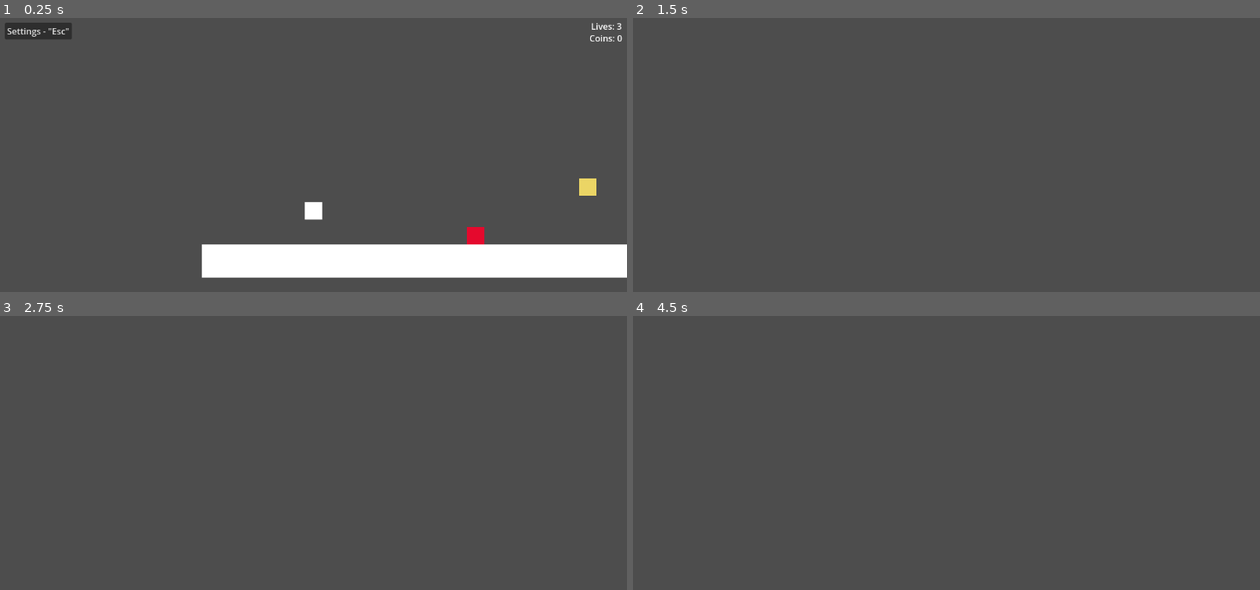
Above: before the commit, frames 1-4 (two rows, left to right).
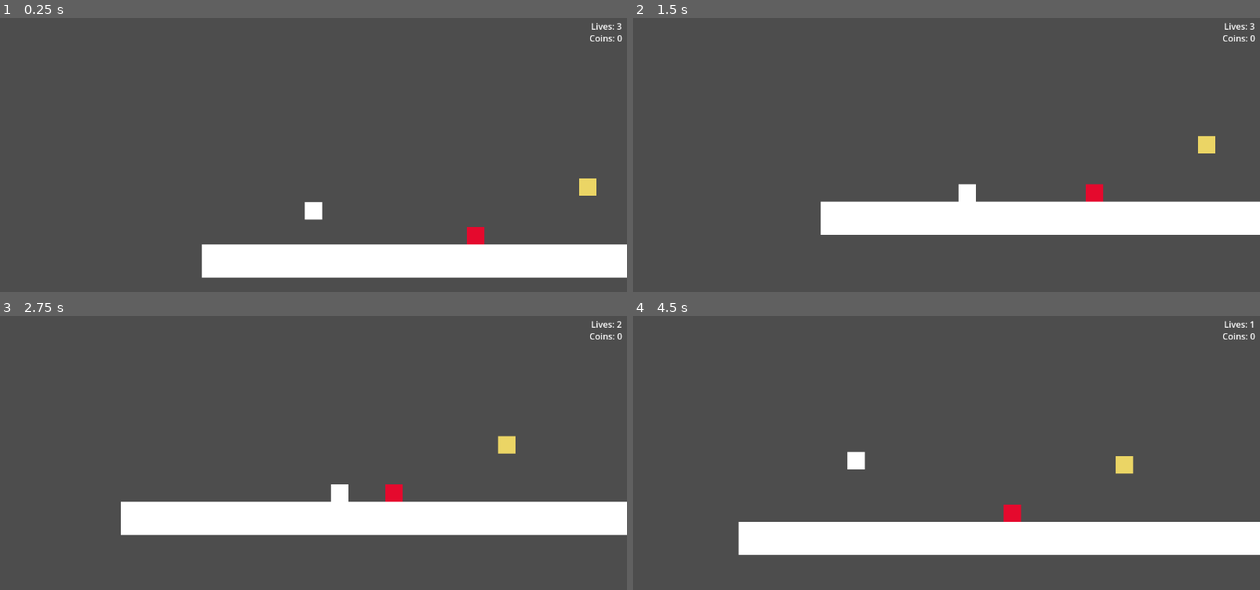
Above: after the commit, the same moments.

Repository: Caleb-Simpson/12DT2-PlatformerGame
Game: Godot game, scene res://level.tscn
Same seed, same stepped clock (60 frames per second), same inputs: the game is played once before the commit and once after it. The project has no main scene, so this scene is started directly.
Inputs (mouse positions are in pixels of both pictures, inside the frame that each line leads up to):
- Up to frame 1 (0.25 s): no input
- Up to frame 2 (1.5 s): click (670, 31) at 0.5 s, where only the run before the commit has a clickable "Settings - 'Esc'"; hold D (Right) from 1.28 s (still down)
- Up to frame 3 (2.75 s): keep holding D (Right); tap Space (Jump) at 1.52, 2.27 s
- Up to frame 4 (4.5 s): release D (Right) at 2.78 s; hold A (Left) 2.78-3.53 s; hold D (Right) from 3.53 s (still down); tap Space (Jump) at 3.77 s

The runs differ from the first frame. In frame 1, 0.6% of the frame differs, in the area x 0-12%, y 1-8%; in frame 2, 9.2%; in frame 3, 11%; in frame 4, 11%, in the area x 16-100%, y 1-88%.

Commit message:
Base Code for game without time manipulation stuff

Diff:
--- /dev/null
+++ b/TimePlatformer/End.tscn
@@ -0,0 +1,42 @@
+[gd_scene load_steps=2 format=3 uid="uid://csvu7hriqcvkk"]
+
+[ext_resource type="Script" path="res://end.gd" id="1_w2jw3"]
+
+[node name="Control" type="Control"]
+layout_mode = 3
+anchors_preset = 15
+anchor_right = 1.0
+anchor_bottom = 1.0
+grow_horizontal = 2
+grow_vertical = 2
+script = ExtResource("1_w2jw3")
+
+[node name="CanvasLayer" type="CanvasLayer" parent="."]
+
+[node name="Label" type="Label" parent="CanvasLayer"]
+offset_left = 356.0
+offset_top = 29.0
+offset_right = 686.0
+offset_bottom = 128.0
+theme_override_font_sizes/font_size = 72
+text = "You Won!"
+
+[node name="Button" type="Button" parent="CanvasLayer"]
+offset_left = 443.0
+offset_top = 137.0
+offset_right = 599.0
+offset_bottom = 187.0
+theme_override_font_sizes/font_size = 30
+text = "Play Again
+"
+
+[node name="Button2" type="Button" parent="CanvasLayer"]
+offset_left = 436.0
+offset_top = 200.0
+offset_right = 607.0
+offset_bottom = 250.0
+theme_override_font_sizes/font_size = 30
+text = "Main Menu"
+
+[connection signal="pressed" from="CanvasLayer/Button" to="." method="_replay"]
+[connection signal="pressed" from="CanvasLayer/Button2" to="." method="_menu"]
--- a/TimePlatformer/Player.gd
+++ b/TimePlatformer/Player.gd
@@ -8,17 +8,12 @@
 @export var jump_velocity = -300.0
 
 var coin = 0
-var coins = 0
 var lock = false
 var respawn = false
 
 
 # Get the gravity from the project settings to be synced with RigidBody nodes.
 var gravity = ProjectSettings.get_setting("physics/2d/default_gravity")
-
-func _ready():
-	for coin in coins_group:
-		coins += 1
 
 func _physics_process(delta):
 	if global.lives <= 0 and Input.is_action_pressed("Respawn"):
@@ -56,6 +51,10 @@
 			lock = true
 			hide()
 
+func _win(area):
+	if area.has_meta("door"):
+		get_tree().change_scene_to_file("res://End.tscn")
+
 func _respawn(area):
 	respawn = false
 	lock = false
--- a/TimePlatformer/Player.tscn
+++ b/TimePlatformer/Player.tscn
@@ -27,5 +27,6 @@
 [node name="CollisionShape2D" type="CollisionShape2D" parent="Area2D"]
 shape = SubResource("RectangleShape2D_7hs85")
 
+[connection signal="area_entered" from="Area2D" to="." method="_coin"]
+[connection signal="area_entered" from="Area2D" to="." method="_win"]
 [connection signal="area_entered" from="Area2D" to="." method="_death"]
-[connection signal="area_entered" from="Area2D" to="." method="_coin"]
--- /dev/null
+++ b/TimePlatformer/Start.tscn
@@ -0,0 +1,32 @@
+[gd_scene load_steps=2 format=3 uid="uid://dybe2p2fq3c0h"]
+
+[ext_resource type="Script" path="res://start.gd" id="1_elsta"]
+
+[node name="Control" type="Control"]
+layout_mode = 3
+anchors_preset = 15
+anchor_right = 1.0
+anchor_bottom = 1.0
+grow_horizontal = 2
+grow_vertical = 2
+script = ExtResource("1_elsta")
+
+[node name="CanvasLayer" type="CanvasLayer" parent="."]
+
+[node name="Label" type="Label" parent="CanvasLayer"]
+offset_left = 429.0
+offset_top = 41.0
+offset_right = 633.0
+offset_bottom = 140.0
+theme_override_font_sizes/font_size = 72
+text = "Game"
+
+[node name="Button" type="Button" parent="CanvasLayer"]
+offset_left = 492.0
+offset_top = 153.0
+offset_right = 571.0
+offset_bottom = 203.0
+theme_override_font_sizes/font_size = 30
+text = "Start"
+
+[connection signal="pressed" from="CanvasLayer/Button" to="." method="_start"]
--- a/TimePlatformer/boundary_floor.tscn
+++ b/TimePlatformer/boundary_floor.tscn
@@ -4,7 +4,7 @@
 size = Vector2(1900, 20)
 
 [node name="Area2D" type="Area2D"]
-metadata/Floor = true
+metadata/floor = true
 
 [node name="CollisionShape2D" type="CollisionShape2D" parent="."]
 position = Vector2(448, 0)
--- a/TimePlatformer/coin.tscn
+++ b/TimePlatformer/coin.tscn
@@ -4,7 +4,7 @@
 
 [sub_resource type="CircleShape2D" id="CircleShape2D_u7qou"]
 
-[node name="Area2D" type="Area2D" groups=["coins"]]
+[node name="Area2D" type="Area2D"]
 script = ExtResource("1_u8r0s")
 metadata/coin = true
 
--- a/TimePlatformer/door.tscn
+++ b/TimePlatformer/door.tscn
@@ -1,16 +1,16 @@
 [gd_scene load_steps=2 format=3 uid="uid://d3di35523f48m"]
 
 [sub_resource type="RectangleShape2D" id="RectangleShape2D_qx775"]
-size = Vector2(50, 100)
+size = Vector2(40, 80)
 
 [node name="Area2D" type="Area2D"]
 metadata/door = true
 
 [node name="ColorRect" type="ColorRect" parent="."]
-offset_left = -25.0
-offset_top = -50.0
-offset_right = 25.0
-offset_bottom = 50.0
+offset_left = -20.0
+offset_top = -40.0
+offset_right = 21.0
+offset_bottom = 40.0
 color = Color(0.282353, 1, 0.356863, 1)
 
 [node name="CollisionShape2D" type="CollisionShape2D" parent="."]
--- /dev/null
+++ b/TimePlatformer/end.gd
@@ -0,0 +1,13 @@
+extends Control
+
+@onready var global = get_node("/root/Global")
+
+func _replay():
+	global.lives = 3
+	global.coin = 0
+	get_tree().change_scene_to_file("res://level.tscn")
+
+func _menu():
+	global.lives = 3
+	global.coin = 0
+	get_tree().change_scene_to_file("res://Start.tscn")
--- a/TimePlatformer/level.tscn
+++ b/TimePlatformer/level.tscn
@@ -6,6 +6,7 @@
 [ext_resource type="PackedScene" uid="uid://brlik823pc7x2" path="res://Player.tscn" id="3_vh631"]
 [ext_resource type="PackedScene" uid="uid://go4abhqqpvmv" path="res://boundary_floor.tscn" id="4_d6tue"]
 [ext_resource type="PackedScene" uid="uid://can4wdrhmkq3p" path="res://spike.tscn" id="6_wk8i0"]
+[ext_resource type="PackedScene" uid="uid://d3di35523f48m" path="res://door.tscn" id="7_wupyq"]
 
 [node name="Node2D" type="Node2D"]
 
@@ -37,13 +38,6 @@
 text = "\"R\" To Respawn
 "
 
-[node name="Button" type="Button" parent="CanvasLayer"]
-offset_left = 9.0
-offset_top = 10.0
-offset_right = 132.0
-offset_bottom = 41.0
-text = "Settings - \"Esc\""
-
 [node name="Area2D2" parent="." instance=ExtResource("2_j5atk")]
 position = Vector2(569, 126)
 
@@ -51,10 +45,11 @@
 position = Vector2(136, 202)
 
 [node name="Area2D" parent="." instance=ExtResource("4_d6tue")]
-position = Vector2(127, 457)
+position = Vector2(127, 344)
 scale = Vector2(1.24, 1)
 
 [node name="Area2D3" parent="." instance=ExtResource("6_wk8i0")]
 position = Vector2(440, 182)
 
-[connection signal="pressed" from="CanvasLayer/Button" to="CanvasLayer" method="_settings"]
+[node name="Area2D4" parent="." instance=ExtResource("7_wupyq")]
+position = Vector2(863, 152)
--- /dev/null
+++ b/TimePlatformer/moving_platform.gd
@@ -0,0 +1,11 @@
+extends StaticBody2D
+
+
+# Called when the node enters the scene tree for the first time.
+func _ready():
+	pass # Replace with function body.
+
+
+# Called every frame. 'delta' is the elapsed time since the previous frame.
+func _process(delta):
+	pass
--- /dev/null
+++ b/TimePlatformer/moving_platform.tscn
@@ -0,0 +1,18 @@
+[gd_scene load_steps=3 format=3 uid="uid://5cgylmdxhu4h"]
+
+[ext_resource type="Script" path="res://moving_platform.gd" id="1_kmjti"]
+
+[sub_resource type="RectangleShape2D" id="RectangleShape2D_8hqp3"]
+size = Vector2(817, 38)
+
+[node name="StaticBody2D" type="StaticBody2D"]
+script = ExtResource("1_kmjti")
+
+[node name="ColorRect" type="ColorRect" parent="."]
+offset_left = -409.0
+offset_top = -19.0
+offset_right = 409.0
+offset_bottom = 19.0
+
+[node name="CollisionShape2D" type="CollisionShape2D" parent="."]
+shape = SubResource("RectangleShape2D_8hqp3")
--- a/TimePlatformer/project.godot
+++ b/TimePlatformer/project.godot
@@ -42,8 +42,3 @@
 "events": [Object(InputEventKey,"resource_local_to_scene":false,"resource_name":"","device":-1,"window_id":0,"alt_pressed":false,"shift_pressed":false,"ctrl_pressed":false,"meta_pressed":false,"pressed":false,"keycode":0,"physical_keycode":82,"key_label":0,"unicode":114,"echo":false,"script":null)
 ]
 }
-Settings={
-"deadzone": 0.5,
-"events": [Object(InputEventKey,"resource_local_to_scene":false,"resource_name":"","device":-1,"window_id":0,"alt_pressed":false,"shift_pressed":false,"ctrl_pressed":false,"meta_pressed":false,"pressed":false,"keycode":0,"physical_keycode":4194305,"key_label":0,"unicode":0,"echo":false,"script":null)
-]
-}
--- /dev/null
+++ b/TimePlatformer/settings.gd
@@ -0,0 +1,6 @@
+extends Control
+
+@onready var global = get_node("/root/Global")
+
+func _resume():
+	get_tree().change_scene_to_file("res://level.tscn")
--- a/TimePlatformer/settings.tscn
+++ b/TimePlatformer/settings.tscn
@@ -1,4 +1,6 @@
-[gd_scene format=3 uid="uid://u531kc3y6ank"]
+[gd_scene load_steps=2 format=3 uid="uid://u531kc3y6ank"]
+
+[ext_resource type="Script" path="res://settings.gd" id="1_e0xwb"]
 
 [node name="Control" type="Control"]
 layout_mode = 3
@@ -7,3 +9,16 @@
 anchor_bottom = 1.0
 grow_horizontal = 2
 grow_vertical = 2
+script = ExtResource("1_e0xwb")
+
+[node name="CanvasLayer" type="CanvasLayer" parent="."]
+
+[node name="Button" type="Button" parent="CanvasLayer"]
+offset_left = 446.0
+offset_top = 44.0
+offset_right = 570.0
+offset_bottom = 94.0
+theme_override_font_sizes/font_size = 30
+text = "Resume"
+
+[connection signal="pressed" from="CanvasLayer/Button" to="." method="_resume"]
--- /dev/null
+++ b/TimePlatformer/start.gd
@@ -0,0 +1,8 @@
+extends Control
+
+@onready var global = get_node("/root/Global")
+
+func _start():
+	global.lives = 3
+	global.coin = 0
+	get_tree().change_scene_to_file("res://level.tscn")
--- a/TimePlatformer/ui.gd
+++ b/TimePlatformer/ui.gd
@@ -2,14 +2,7 @@
 
 @onready var global = get_node("/root/Global")
 
-var coins = 0
-
 @onready var coins_group = get_tree().get_nodes_in_group("coins")
-
-# Called when the node enters the scene tree for the first time.
-func _ready():
-	for coin in coins_group:
-		coins += 1
 
 func _coin(area):
 	if area.has_meta("coin"):
Not shown: 1 places in TimePlatformer/level.tscn that only renumber resources
